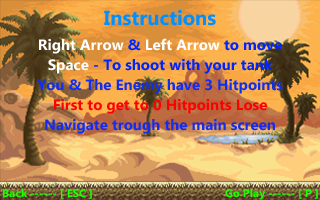
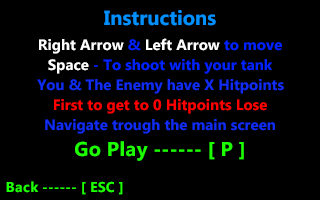
The second 320×200 image is a revision of the first. Changes to its layers:
painted on "Go Play ------ [ P ]" over [75, 141, 318, 200]
painted on "Back ------ [ ESC ]" over [2, 181, 123, 199]
renamed "You & The Enemy have 3 Hitpoints" to "You & The Enemy have X Hitpoints", painted on it over [37, 79, 284, 94]
removed layer "Layer 1" over [0, 0, 320, 200]
